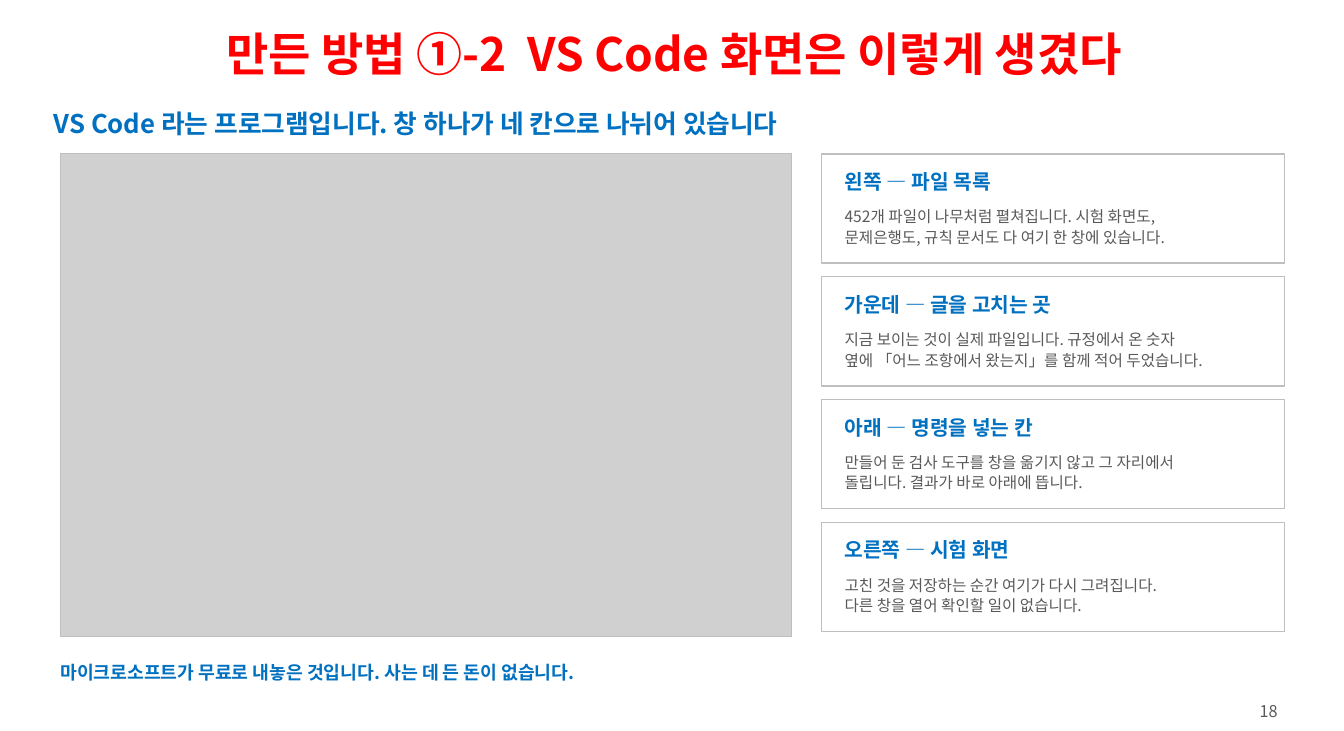
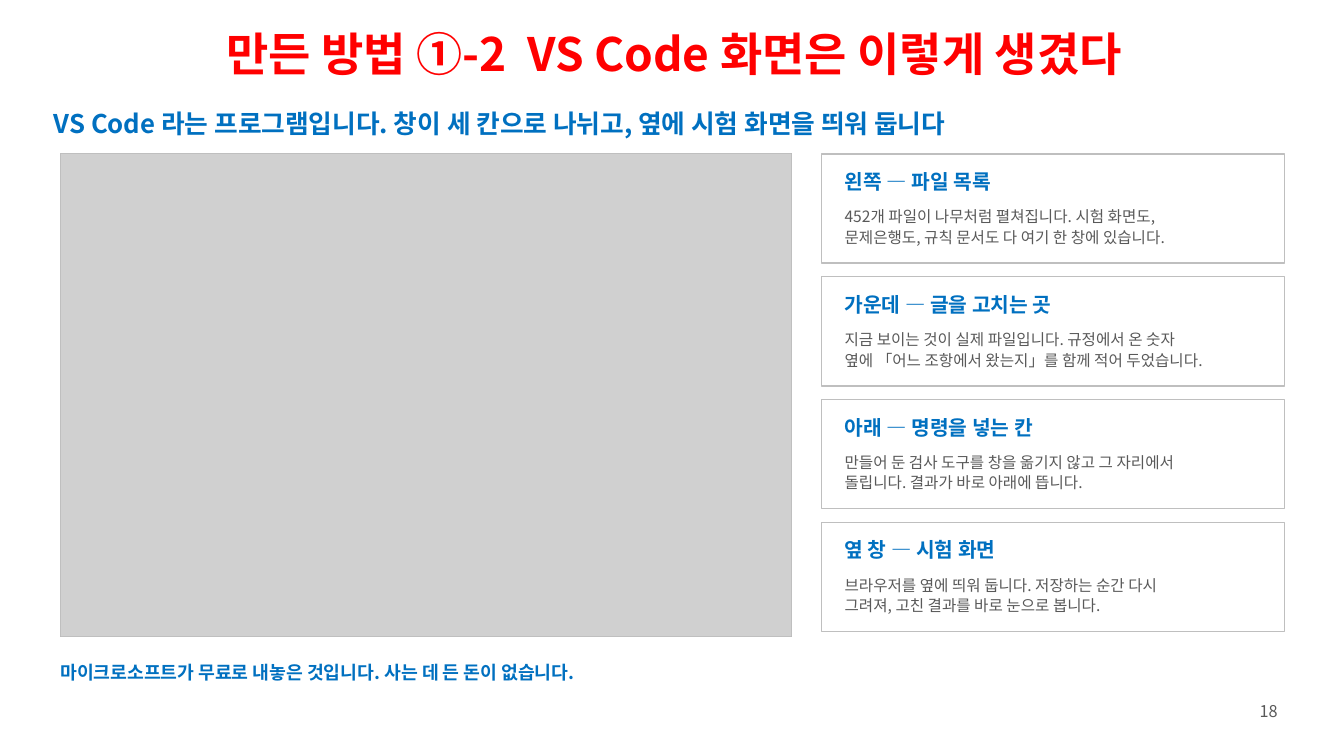
Before and after one commit to ys1277-sys/HIENDT-CBT, a slide deck: slide 18 of docs/발표자료-CBT-2026-08.pptx. Drawn at 1344x731 pixels with LibreOffice and Linux fonts; fonts in the diff are those of the drawing; grey boxes stand for pictures. Boxes give left, top, right and bottom in pixels: in the first picture for what was removed or moved away, otherwise in the second. Text is boxed around its words. In the diff, an @@ line names an element or a change of style, - is before the commit and + after.

```diff
--- a/docs/발표자료-CBT-2026-08.pptx
+++ b/docs/발표자료-CBT-2026-08.pptx
@@ text at <box>54,111,945,139</box>: text changed @@
-VS Code 라는 프로그램입니다. 창 하나가 네 칸으로 나뉘어 있습니다
+VS Code 라는 프로그램입니다. 창이 세 칸으로 나뉘고, 옆에 시험 화면을 띄워 둡니다
@@ text at <box>845,540,995,559</box>: text changed @@
-오른쪽 — 시험 화면
+옆 창 — 시험 화면
@@ text at <box>845,578,1157,614</box>: text changed @@
-고친 것을 저장하는 순간 여기가 다시 그려집니다.
-다른 창을 열어 확인할 일이 없습니다.
+브라우저를 옆에 띄워 둡니다. 저장하는 순간 다시
+그려져, 고친 결과를 바로 눈으로 봅니다.
```
Also in this commit, not shown: 13 other slides changed, 2 slides added, 1 slide removed, 3 other files.
